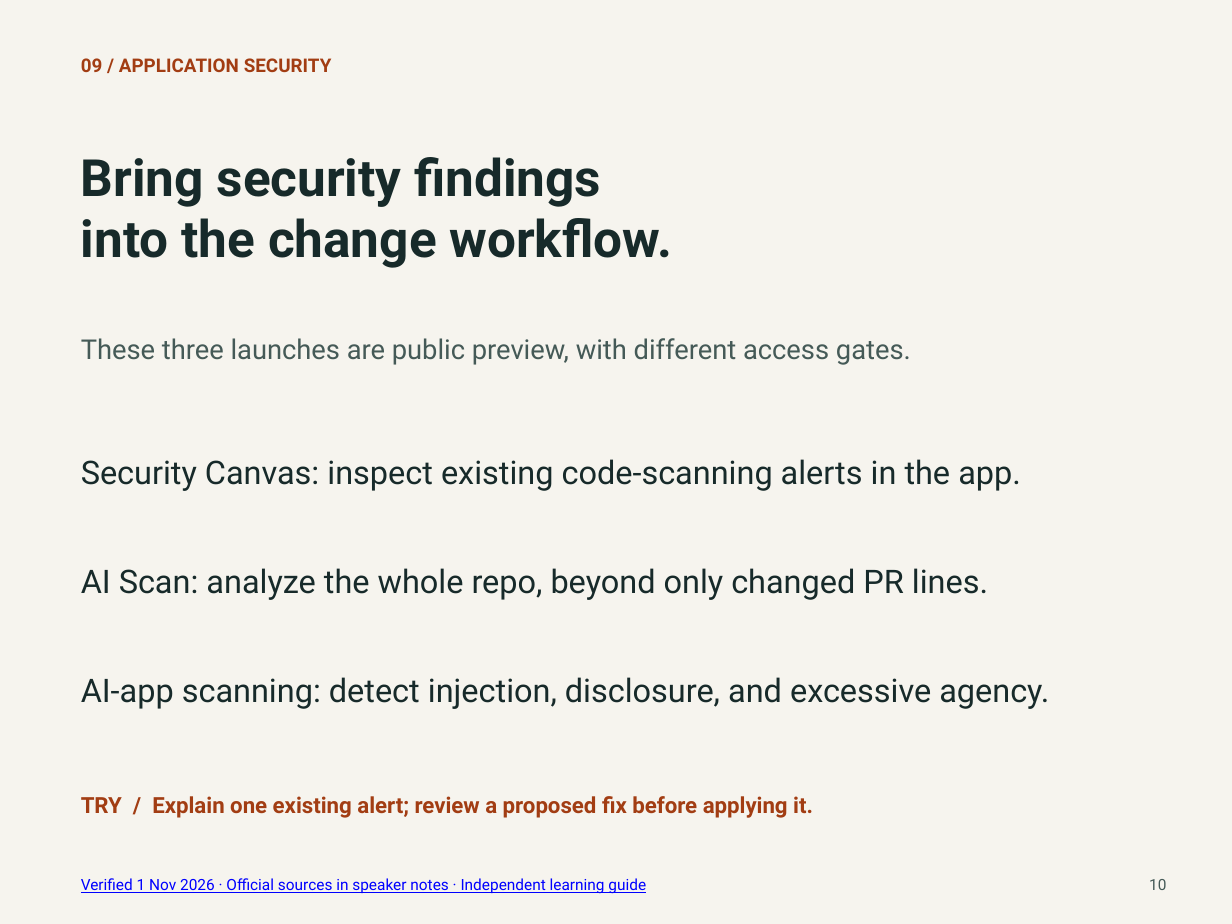
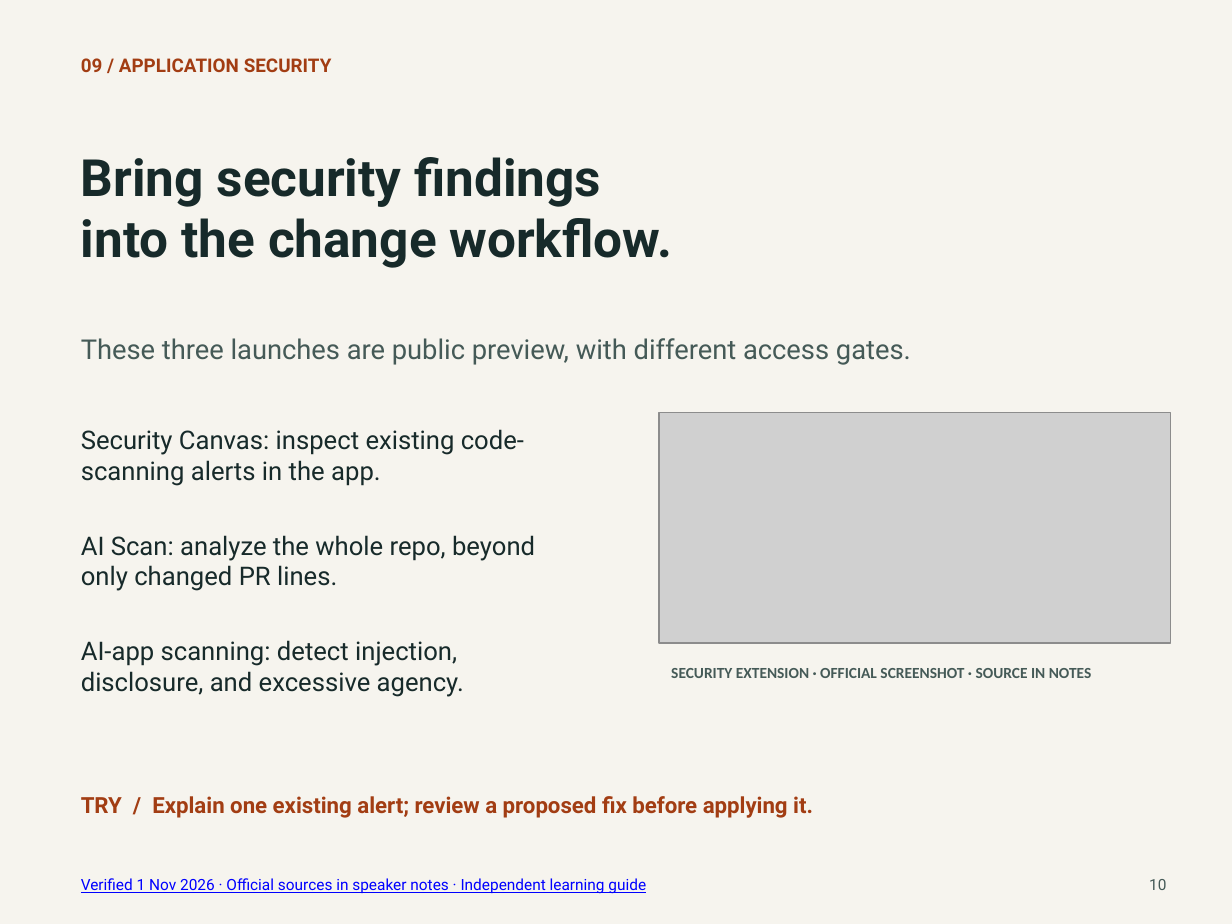
Before and after one commit to ragmha/lab, a slide deck: slide 10 of public/downloads/universe-2026-starter.pptx. Drawn at 1232x924 pixels with LibreOffice and Linux fonts; fonts in the diff are those of the drawing; grey boxes stand for pictures. Boxes give left, top, right and bottom in pixels: in the first picture for what was removed or moved away, otherwise in the second. Text is boxed around its words. In the diff, an @@ line names an element or a change of style, - is before the commit and + after.

Commit message:
Add Universe field labs, shared progress and the visual deck
Adds four optional field labs and two release-week additions, a public
Passport page that shares the canvas markup, one validated progress model
for the site, Passport and canvas with export/import, a simpler README,
and the 18-slide visual deck (SHA-256 d6b028ad...).

```diff
--- a/public/downloads/universe-2026-starter.pptx
+++ b/public/downloads/universe-2026-starter.pptx
@@ text "Security Canvas: inspect existing code-scanning ...": place and size @@
-text "Security Canvas: inspect existing code-scanning ..." at (81, 459, 1021, 491)
+text "Security Canvas: inspect existing code-scanning ..." at (81, 429, 524, 486)
@@ picture added at (659, 413, 1170, 643) @@
@@ text "AI Scan: analyze the whole ...": place and size @@
-text "AI Scan: analyze the whole ..." at (81, 568, 988, 600)
+text "AI Scan: analyze the whole ..." at (81, 535, 535, 591)
@@ size 19 to 15 pt in 3 elements at (81, 429, 524, 486), (81, 535, 535, 591), (81, 640, 464, 697) @@
@@ text "AI-app scanning: detect injection, disclosure, ...": place and size @@
-text "AI-app scanning: detect injection, disclosure, ..." at (81, 677, 1049, 709)
+text "AI-app scanning: detect injection, disclosure, ..." at (81, 640, 464, 697)
@@ text added at (671, 668, 1092, 678), 9 pt, text #455A57, bold @@
+SECURITY EXTENSION · OFFICIAL SCREENSHOT · SOURCE IN NOTES
```
Also in this commit, not shown: 12 other slides changed, 17 other files.
